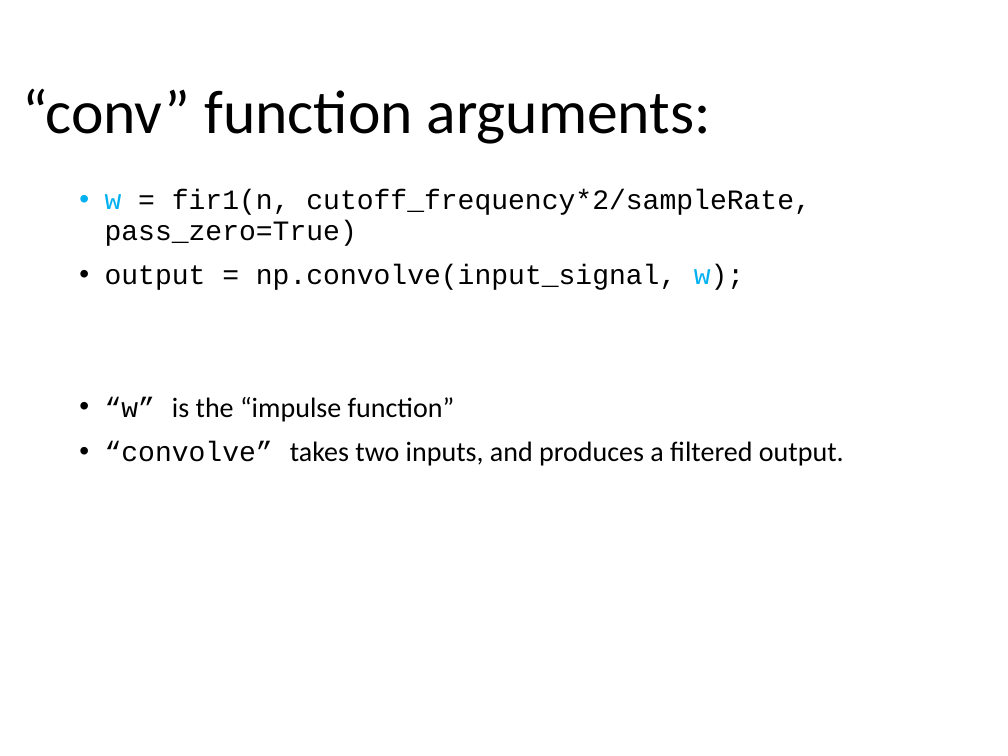
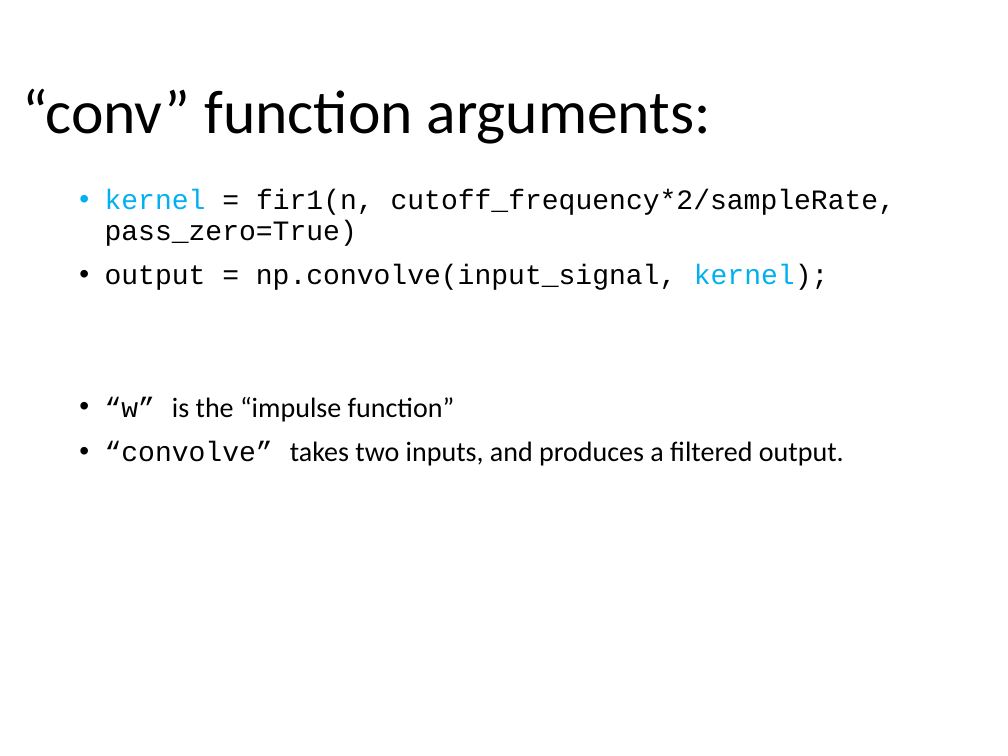
Before and after one commit to tomjhou/MathClassPythonCode, a slide deck: slide 43 of Class2/Lecture2 - Filtering.pptx (slide 36 before the commit). Drawn at 1008x756 pixels with LibreOffice and Linux fonts; fonts in the diff are those of the drawing. Boxes give left, top, right and bottom in pixels: in the first picture for what was removed or moved away, otherwise in the second. Text is boxed around its words. In the diff, an @@ line names an element or a change of style, - is before the commit and + after.

Commit message:
Cleared output fields

```diff
--- a/Class2/Lecture2 - Filtering.pptx
+++ b/Class2/Lecture2 - Filtering.pptx
@@ text at bbox=[105, 190, 896, 290]: text changed @@
-• w = fir1(n, cutoff_frequency*2/sampleRate, pass_zero=True)
-• output = np.convolve(input_signal, w);
+• kernel = fir1(n, cutoff_frequency*2/sampleRate, pass_zero=True)
+• output = np.convolve(input_signal, kernel);
```
Also in this commit, not shown: 8 other slides changed, 15 slides added, 2 slides removed, 2 other files.
